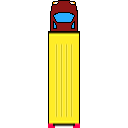
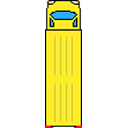
Revision of a layered 128x128 image; what changed, layer by layer:
hid "truck2" over [48, 0, 80, 128]
showed "truck1" over [45, 0, 82, 128]
